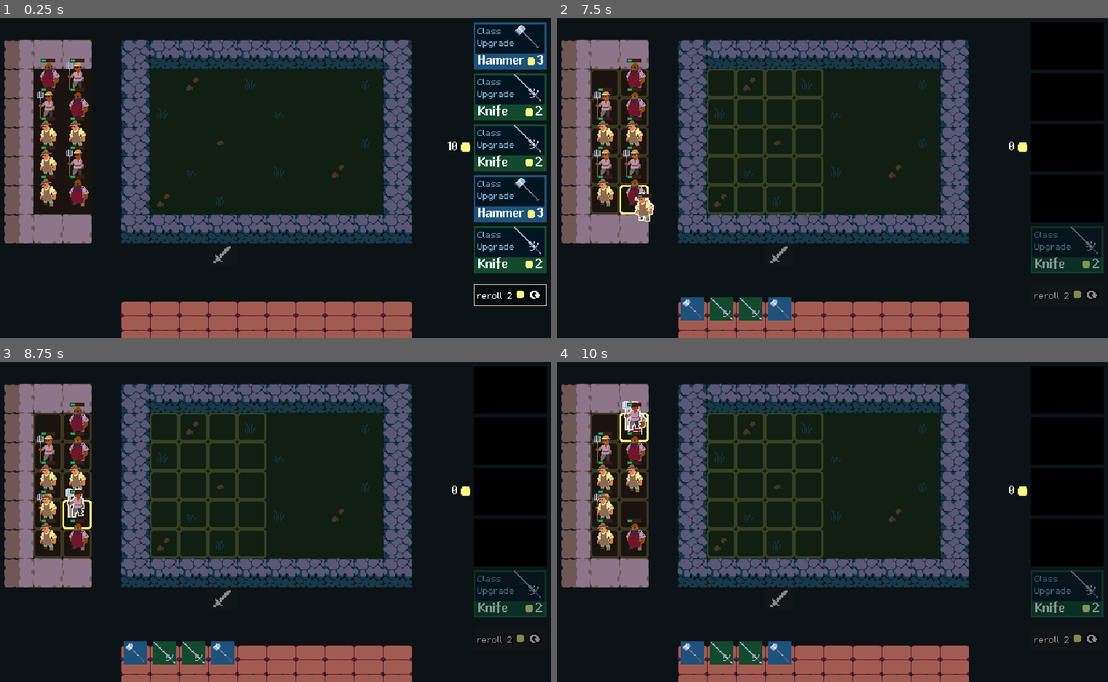
Above: before the commit, frames 1-4 (two rows, left to right).
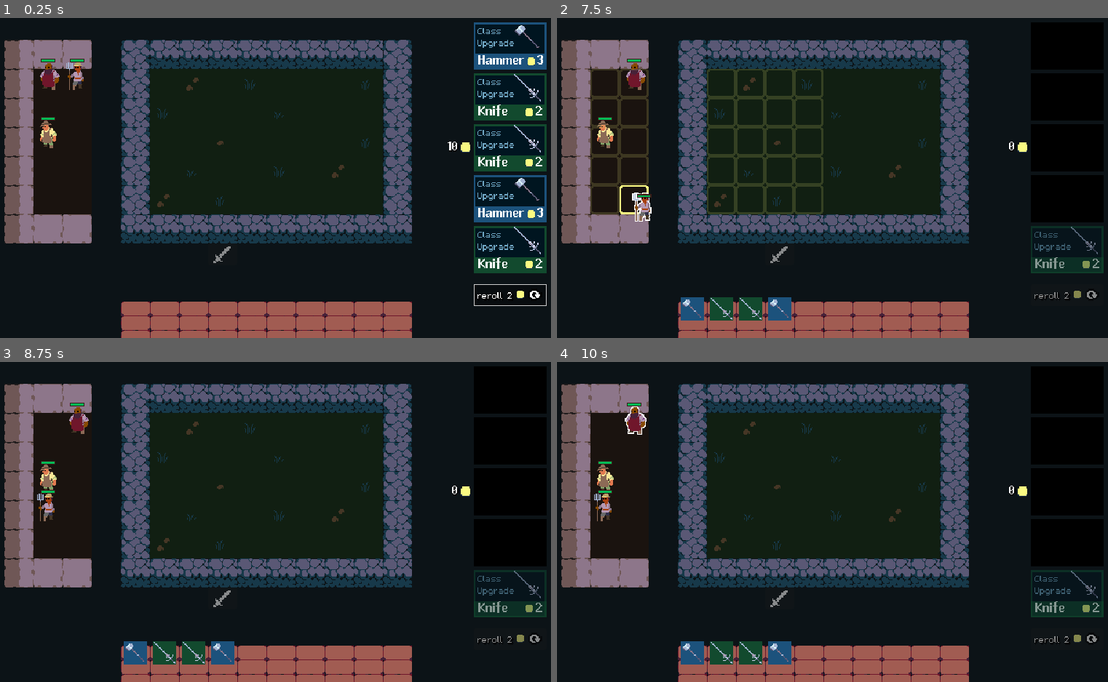
Above: after the commit, the same moments.

Repository: gustavofukunaga/tcc
Game: Godot game, scene res://Scenes/Arena/arena.tscn
Two runs of this game, one before a commit and one after it. Both use one fixed random seed, a clock stepped at 60 frames per second and the inputs below.
Inputs (mouse positions are in pixels of both pictures, inside the frame that each line leads up to):
- Up to frame 1 (0.25 s): no input
- Up to frame 2 (7.5 s): click (1069, 46) at 0.52 s; click (1069, 98) at 1.27 s; click (1069, 149) at 2.02 s; click (1069, 200) at 2.77 s; tap Enter (ui_accept) at 3.5, 5.75 s; drag from (606, 133) to (694, 309) at 3.52 s; drag from (606, 75) to (606, 162) at 4.27 s; press the mouse at (606, 162) at 5.03 s; release the mouse at (606, 162) at 5.75 s; drag from (634, 75) to (606, 162) at 5.77 s; drag from (606, 162) to (722, 309) at 6.52 s; drag from (606, 162) to (722, 309) at 7.27 s
- Up to frame 3 (8.75 s): move the mouse to (77, 506) at 8.02 s; press the mouse at (77, 506) at 8.03 s
- Up to frame 4 (10 s): release the mouse at (634, 506) at 8.75 s; tap Enter (ui_accept) at 8.75 s; drag from (606, 538) to (694, 653) at 8.77 s; drag from (634, 506) to (634, 419) at 9.52 s

The runs differ from the first frame. In frame 1, 1.4% of the frame differs, in the area x 6-17%, y 12-59%; in frame 2, 1.5%; in frame 3, 4.6%, in the area x 6-49%, y 12-62%; in frame 4, 4.6%.

Commit message:
add persistent player unit lives and death

Diff:
--- a/Custom_nodes/battle_handler.gd
+++ b/Custom_nodes/battle_handler.gd
@@ -2,10 +2,10 @@
 extends Node
 
 const ZOMBIE_TEST_POSITIONS := [
-	Vector2i(6, 1),
-	Vector2i(5, 4),
-	Vector2i(6, 3),
-	Vector2i(7, 0),
+	#Vector2i(6, 1),
+	#Vector2i(5, 4),
+	#Vector2i(6, 3),
+	#Vector2i(7, 0),
 	Vector2i(7, 3)
 ]
 const ZOMBIE := preload("res://data/enemies/zombie.tres")
@@ -33,6 +33,7 @@
 
 
 func _clean_up_fight() -> void:
+	#await get_tree().create_timer(5.0).timeout
 	get_tree().call_group("player_units", "queue_free")
 	get_tree().call_group("enemy_units", "queue_free")
 	get_tree().call_group("unit_abilities", "queue_free")
--- a/Custom_nodes/unit_mover.gd
+++ b/Custom_nodes/unit_mover.gd
@@ -15,6 +15,7 @@
 	unit.drag_and_drop.drag_started.connect(_on_unit_drag_started.bind(unit))
 	unit.drag_and_drop.drag_canceled.connect(_on_unit_drag_canceled.bind(unit))
 	unit.drag_and_drop.dropped.connect(_on_unit_dropped.bind(unit))
+	unit.unit_died.connect(_on_unit_died.bind(unit))
 
 
 func _set_highlighters(enabled: bool) -> void:
@@ -86,3 +87,13 @@
 		_move_unit(old_unit, old_area, old_tile)
 
 	_move_unit(unit, new_area, new_tile)
+
+func _on_unit_died(unit: Unit) -> void:
+	#get_tree().call_group("dead_units", "show")
+	var battle_area: PlayArea = play_areas[0]
+	var bench_area: PlayArea = play_areas[1]
+
+	var old_tile := battle_area.get_tile_from_global(unit.global_position)
+	var free_tile: Vector2 = bench_area.unit_grid.get_first_empty_tile()
+	_move_unit(unit, bench_area, free_tile)
+	battle_area.unit_grid.remove_unit(old_tile)
--- a/Data/Units/bram.tres
+++ b/Data/Units/bram.tres
@@ -7,17 +7,13 @@
 script = ExtResource("1_7olvk")
 name = "Bram"
 rarity = 2
-gold_cost = 1
-tier = 1
 skin_coordinates = Vector2i(0, 6)
-team = 0
 max_health = Array[int]([40, 50, 60])
+current_health = 40
 max_mana = 50
 starting_mana = 15
 attack_damage = Array[int]([1, 5, 8])
-ability_power = 0
 attack_speed = 0.5
-armor = 0
 attack_range = 1
 melee_attack = ExtResource("1_3feko")
 metadata/_custom_type_script = "uid://b5xwqcu3p6jfw"
--- a/Data/Units/frod.tres
+++ b/Data/Units/frod.tres
@@ -10,16 +10,11 @@
 name = "Frod"
 rarity = 2
 gold_cost = 4
-tier = 1
 skin_coordinates = Vector2i(2, 6)
-team = 0
 max_health = Array[int]([8, 12, 18])
 max_mana = 5
-starting_mana = 0
 attack_damage = Array[int]([3, 4, 5])
-ability_power = 0
 attack_speed = 1.0
-armor = 0
 attack_range = 4
 melee_attack = ExtResource("1_dwf67")
 ranged_attack = ExtResource("2_ybly4")
--- a/Data/Units/hale.tres
+++ b/Data/Units/hale.tres
@@ -7,18 +7,11 @@
 [resource]
 script = ExtResource("1_nq6dh")
 name = "Hale"
-rarity = 0
-gold_cost = 1
-tier = 1
 skin_coordinates = Vector2i(2, 5)
-team = 0
 max_health = Array[int]([35, 23, 12])
 max_mana = 4
-starting_mana = 0
 attack_damage = Array[int]([2, 2, 1])
-ability_power = 0
 attack_speed = 1.0
-armor = 0
 attack_range = 1
 melee_attack = ExtResource("1_rnbw8")
 ability = ExtResource("1_2tyyh")
--- a/Data/Units/unit_stats.gd
+++ b/Data/Units/unit_stats.gd
@@ -58,7 +58,8 @@
 
 
 func reset_health() -> void:
-	health = get_max_health()
+	if health == 0 or team == Team.ENEMY:
+		health = get_max_health()
 
 
 func reset_mana() -> void:
@@ -66,7 +67,6 @@
 
 
 func get_max_health() -> int:
-	print(max_health)
 	return max_health[tier-1]
 
 
--- a/Data/enemies/zombie.tres
+++ b/Data/enemies/zombie.tres
@@ -1,21 +1,14 @@
-[gd_resource type="Resource" script_class="UnitStats" load_steps=2 format=3 uid="uid://dlppifimvvyc0"]
+[gd_resource type="Resource" script_class="UnitStats" load_steps=3 format=3 uid="uid://dlppifimvvyc0"]
 
 [ext_resource type="Script" uid="uid://b5xwqcu3p6jfw" path="res://Data/Units/unit_stats.gd" id="1_l0pyw"]
+[ext_resource type="PackedScene" uid="uid://dxsdrhyvoicym" path="res://scenes/_effects/attack_smear_effect.tscn" id="1_qf74j"]
 
 [resource]
 script = ExtResource("1_l0pyw")
 name = "Zombie"
-rarity = 0
-gold_cost = 1
-tier = 1
-skin_coordinates = Vector2i(0, 0)
 team = 1
 max_health = Array[int]([18, 22, 25])
-max_mana = 0
-starting_mana = 0
-attack_damage = Array[int]([2, 4, 6])
-ability_power = 0
+attack_damage = Array[int]([8, 4, 6])
 attack_speed = 0.7
-armor = 0
 attack_range = 1
 metadata/_custom_type_script = "uid://b5xwqcu3p6jfw"
--- a/Scenes/Arena/arena.tscn
+++ b/Scenes/Arena/arena.tscn
@@ -97,40 +97,15 @@
 highlight_layer = NodePath("../Highlight")
 tile = Vector2i(3, 0)
 
-[node name="Unit" parent="Bench" instance=ExtResource("4_rm3sm")]
+[node name="bram1" parent="Bench" instance=ExtResource("4_rm3sm")]
 position = Vector2(0, 64)
 
-[node name="Unit2" parent="Bench" instance=ExtResource("4_rm3sm")]
+[node name="frod1" parent="Bench" instance=ExtResource("4_rm3sm")]
 stats = ExtResource("8_0ibrr")
 
-[node name="Unit3" parent="Bench" instance=ExtResource("4_rm3sm")]
+[node name="hale1" parent="Bench" instance=ExtResource("4_rm3sm")]
 position = Vector2(32, 0)
 stats = ExtResource("9_87vak")
-
-[node name="Unit7" parent="Bench" instance=ExtResource("4_rm3sm")]
-position = Vector2(0, 96)
-
-[node name="Unit8" parent="Bench" instance=ExtResource("4_rm3sm")]
-position = Vector2(32, 96)
-stats = ExtResource("9_87vak")
-
-[node name="Unit9" parent="Bench" instance=ExtResource("4_rm3sm")]
-position = Vector2(0, 128)
-
-[node name="Unit10" parent="Bench" instance=ExtResource("4_rm3sm")]
-position = Vector2(32, 128)
-stats = ExtResource("8_0ibrr")
-
-[node name="Unit4" parent="Bench" instance=ExtResource("4_rm3sm")]
-position = Vector2(0, 32)
-stats = ExtResource("9_87vak")
-
-[node name="Unit6" parent="Bench" instance=ExtResource("4_rm3sm")]
-position = Vector2(32, 64)
-
-[node name="Unit5" parent="Bench" instance=ExtResource("4_rm3sm")]
-position = Vector2(32, 32)
-stats = ExtResource("8_0ibrr")
 
 [node name="ItemsBench" type="TileMapLayer" parent="." node_paths=PackedStringArray("unit_grid", "tile_highlighter")]
 position = Vector2(160, 320)
--- a/Scenes/Unit/unit.gd
+++ b/Scenes/Unit/unit.gd
@@ -11,6 +11,8 @@
 
 signal unit_picked
 signal unit_dropped
+signal unit_died
+
 
 func _ready() -> void:
 	if not Engine.is_editor_hint():
@@ -29,7 +31,16 @@
 		await ready
 
 	skin.coordinates = stats.skin_coordinates
+	health_bar.stats = stats
+	stats.reset_health()
+	stats.health_reached_zero.connect(_on_health_reached_zero)
 
+
+func _on_health_reached_zero() -> void:
+	remove_from_group("Units")
+	add_to_group("dead_units")
+	get_tree().call_group("dead_units", "hide")
+	unit_died.emit()
 
 func reset_after_dragging(starting_position: Vector2) -> void:
 	global_position = starting_position
@@ -37,10 +48,10 @@
 
 func _on_drag_started() -> void:
 	unit_picked.emit()
-	pass
 
 
 func _on_dropped(starting_position: Vector2) -> void:
+	#stats.health += 1
 	unit_dropped.emit()
 
 
--- a/Scenes/battle_unit/battle_unit.gd
+++ b/Scenes/battle_unit/battle_unit.gd
@@ -25,7 +25,7 @@
 	if not stats or not is_instance_valid(health_bar):
 		return
 
-	stats = value.duplicate()
+	stats = value
 	collision_layer = stats.get_team_collision_layer()
 	hurt_box.collision_layer = stats.get_team_collision_layer()
 	hurt_box.collision_mask = stats.get_team_collision_mask()
